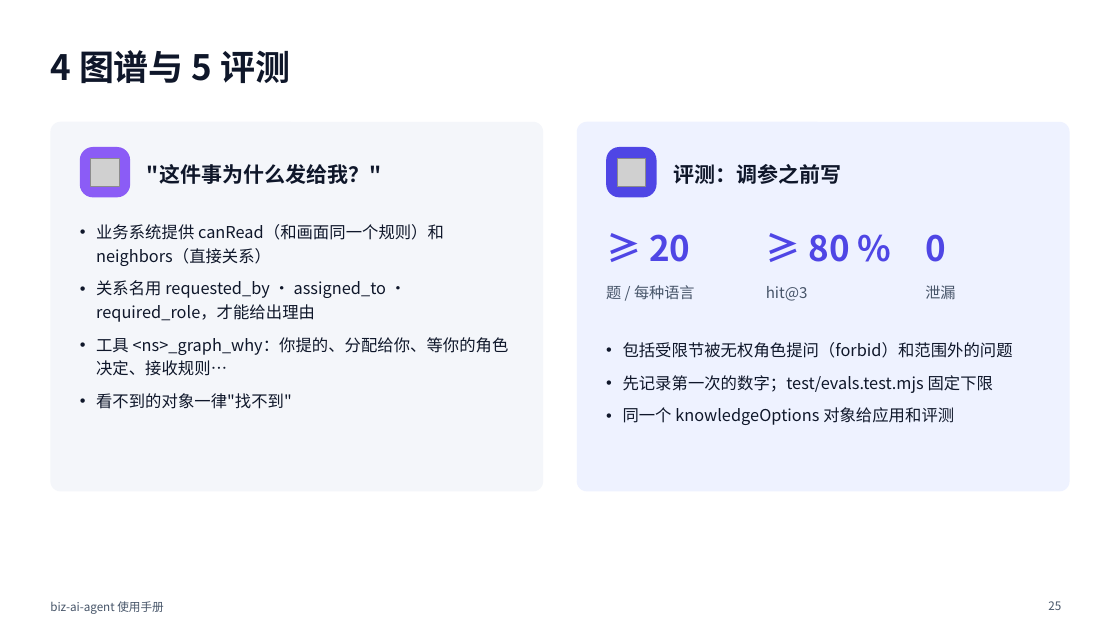
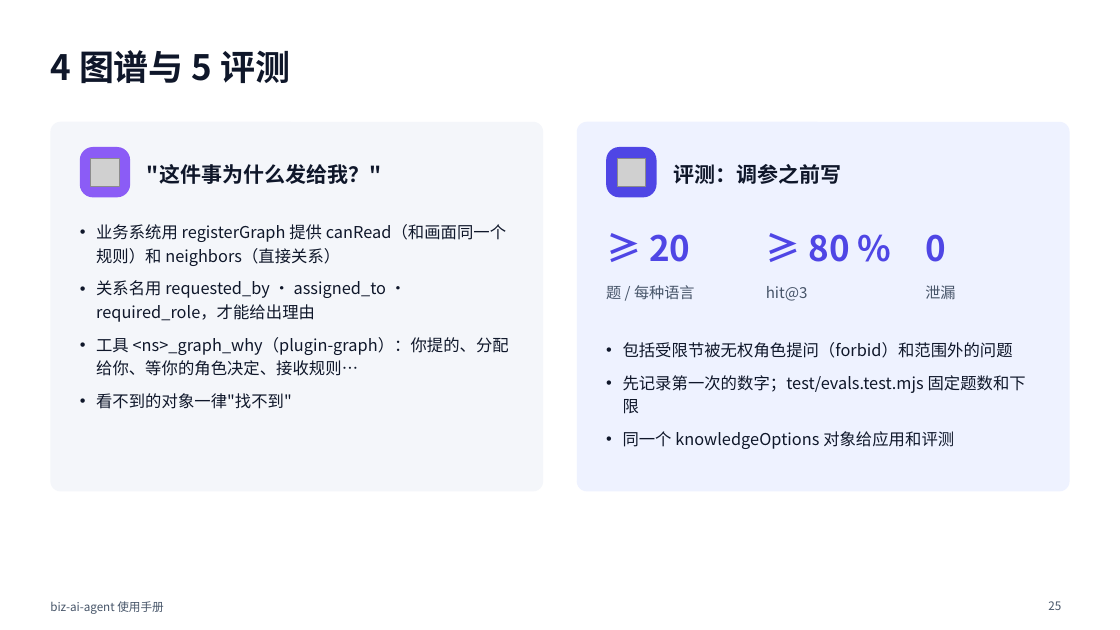
Before and after one commit to ITC-cloud-soft/biz-ai-agent, a slide deck: slide 25 of docs/MANUAL.pptx. Drawn at 1120x630 pixels with LibreOffice and Linux fonts; fonts in the diff are those of the drawing; grey boxes stand for pictures. Boxes give left, top, right and bottom in pixels: in the first picture for what was removed or moved away, otherwise in the second. Text is boxed around its words. In the diff, an @@ line names an element or a change of style, - is before the commit and + after.

```diff
--- a/docs/MANUAL.pptx
+++ b/docs/MANUAL.pptx
@@ text at <box>96,224,506,266</box>: text changed @@
-• 业务系统提供 canRead（和画面同一个规则）和 neighbors（直接关系）
+• 业务系统用 registerGraph 提供 canRead（和画面同一个规则）和 neighbors（直接关系）
@@ text at <box>96,337,509,376</box>: text changed @@
-• 工具 <ns>_graph_why：你提的、分配给你、等你的角色决定、接收规则…
+• 工具 <ns>_graph_why（plugin-graph）：你提的、分配给你、等你的角色决定、接收规则…
@@ text at <box>623,375,1026,414</box>: text changed @@
-• 先记录第一次的数字；test/evals.test.mjs 固定下限
+• 先记录第一次的数字；test/evals.test.mjs 固定题数和下限
```
Also in this commit, not shown: 26 other slides changed.
